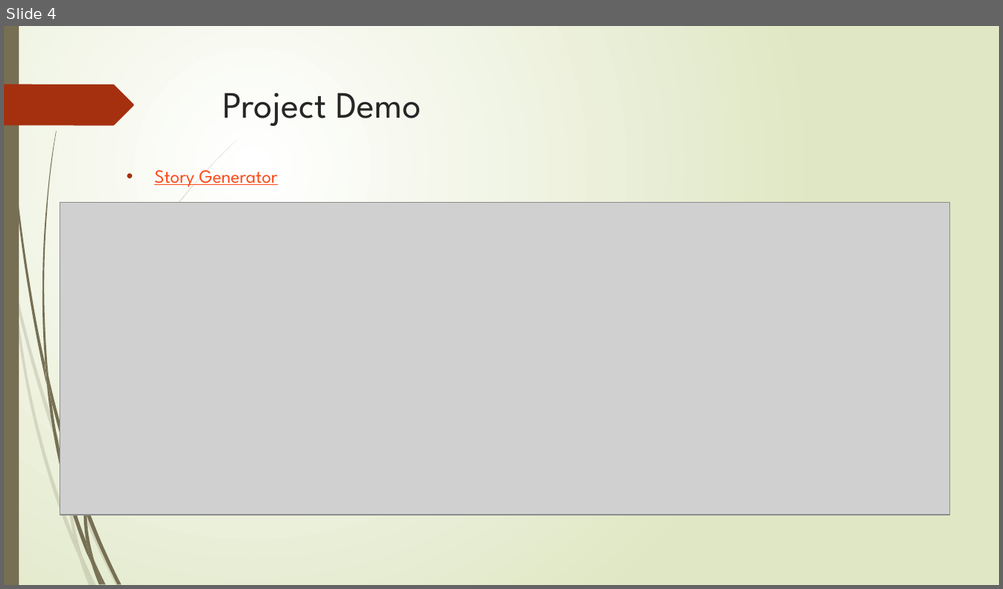
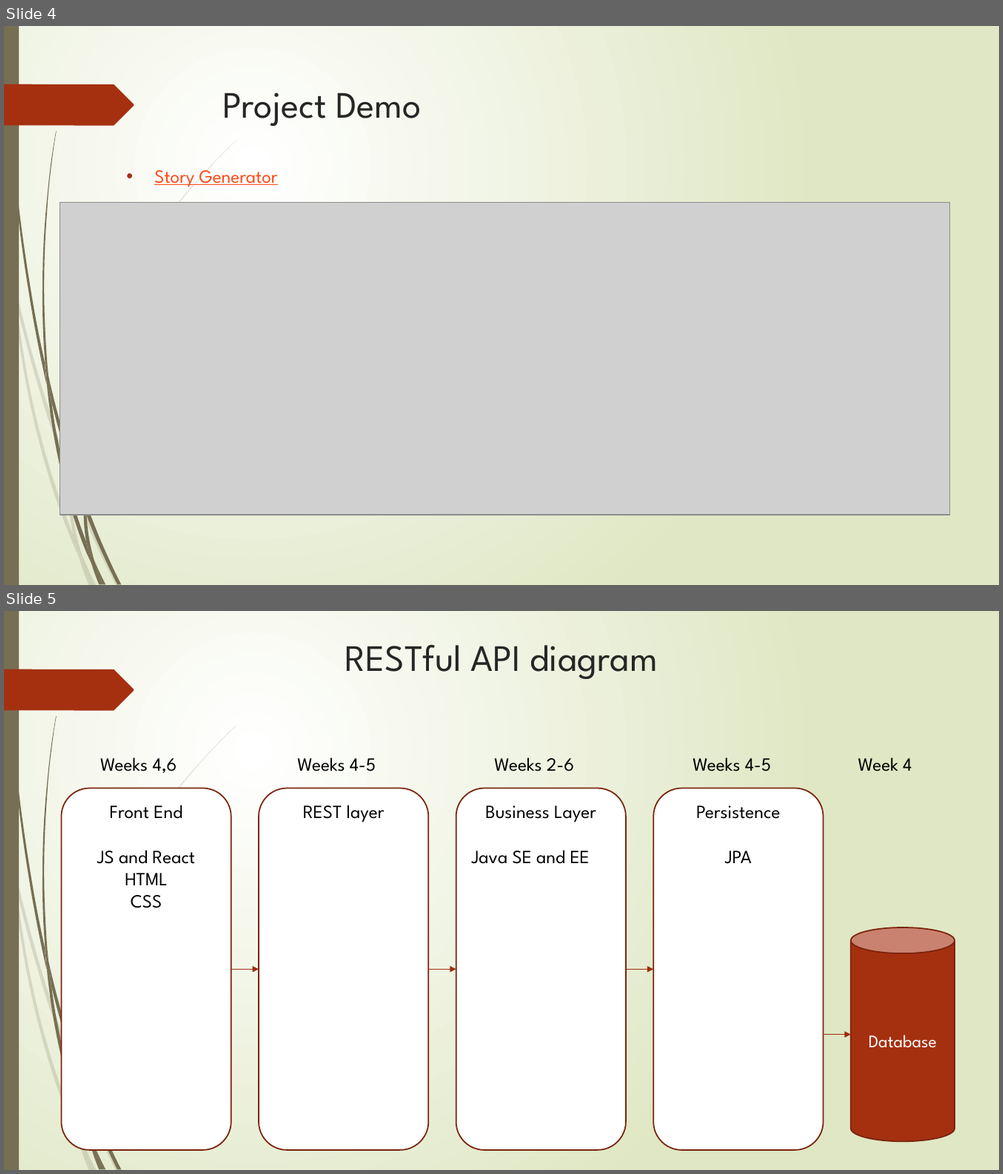
Before and after one commit to RM147/StoryGen, a slide deck: Project Presentation.pptx. Shown one above the other, each under a label of ours: slide 4 before the commit, slides 4 and 5 after it. The pictures are 1003x589 and 1003x1174 pixels, drawn with LibreOffice and Linux fonts; fonts in the diff are those of the drawing; grey boxes stand for pictures. Boxes give left, top, right and bottom in pixels: in the first picture for what was removed or moved away, otherwise in the second. Text is boxed around its words. In the diff, an @@ line names an element or a change of style, - is before the commit and + after.

```diff
--- a/Project Presentation.pptx
+++ b/Project Presentation.pptx
@@ slide 5 added at box(4, 611, 999, 1170), background gradient #FFFFFF to #DFE8C4; not listed: 19 template elements that a slide beside it also shows @@
@@ title added at box(345, 644, 657, 679), 36 pt, text #262626 @@
+RESTful API diagram
@@ group added at box(62, 758, 955, 1151): 5 texts, 4 rounded rectangles, 4 arrows, 1 cylinder @@
+Front End
+JS and React
+HTML
+CSS
+REST layer
+Business Layer
+Java SE and EE
+Persistence
+JPA
+Database
+Weeks 2-6
+Weeks 4-5
+Week 4
+Weeks 4-5
+Weeks 4,6
```
Also in this commit, not shown: 8 slides changed, 3 other slides added, 2 slides removed.
